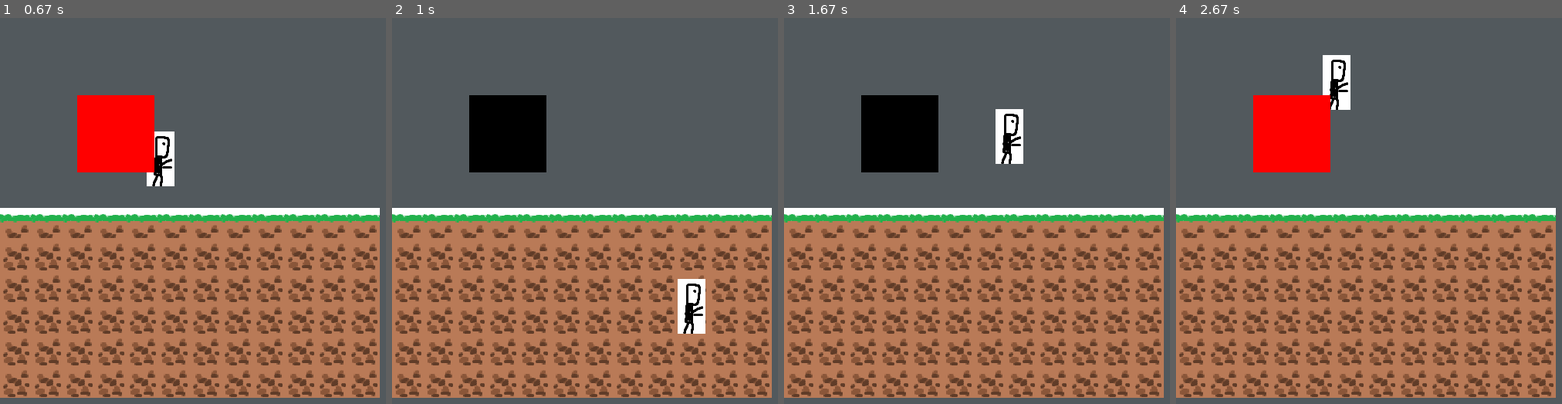
Above: before the commit, frames 1-4 (left to right).
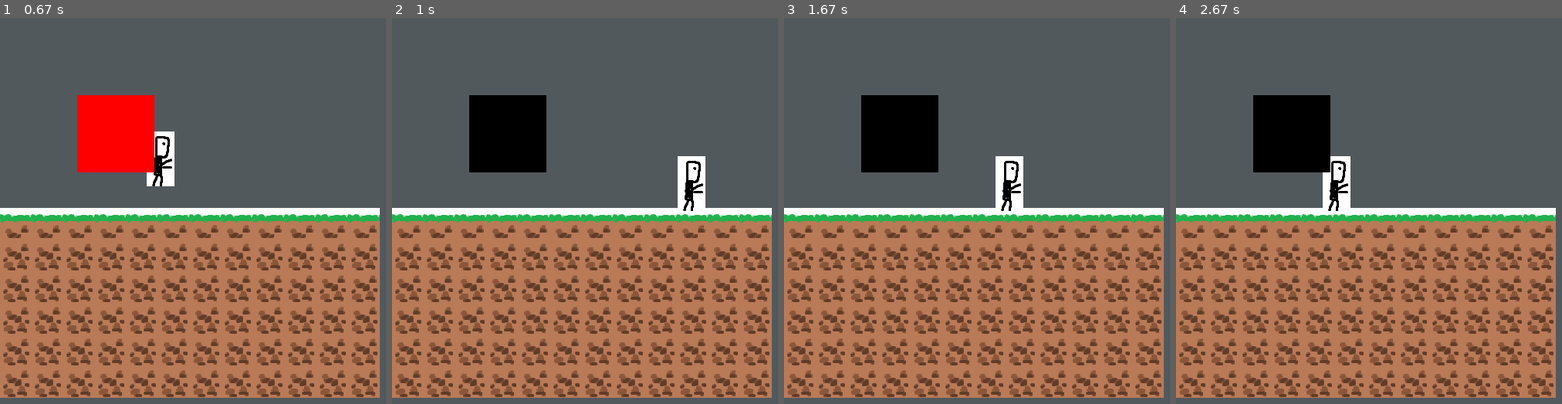
Above: after the commit, the same moments.

Repository: goglgo/pygame_jumBBGGing
Game: pygame game, started from main.py
Two runs of this game, one before a commit and one after it. Both use one fixed random seed, a clock stepped at 60 frames per second and the inputs below.
Inputs:
- Up to frame 1 (0.67 s): hold Right from 0.33 s (still down)
- Up to frame 2 (1 s): release Right at 0.8 s; hold Right from 0.83 s (still down)
- Up to frame 3 (1.67 s): release Right at 1.3 s; hold Left from 1.33 s (still down)
- Up to frame 4 (2.67 s): release Left at 1.87 s; hold Left 1.9-2.3 s; hold Right from 2.33 s (still down)

Frame 1 is identical in both runs. In frame 2, 2.0% of the frame differs, in the area x 74-82%, y 35-82%; in frame 3, 1.7%; in frame 4, 5.8%, in the area x 20-46%, y 9-50%.

Commit message:
player erected on to the ground.

Diff:
--- a/main.py
+++ b/main.py
@@ -95,6 +95,10 @@
     else:
         test_sprite.black_update()
 
+    collisoned_game_tile = pygame.sprite.spritecollideany(Player, Map.collison_group)
+    if collisoned_game_tile:
+        Player.check_collison(collisoned_game_tile)
+
     # Flip the display
     pygame.display.flip()
     clock.tick(60)
--- a/modules/map.py
+++ b/modules/map.py
@@ -5,6 +5,11 @@
 SCREEN_WIDTH = int(os.environ.get('SCREEN_WIDTH', 500))
 SCREEN_HEIGHT = int(os.environ.get('SCREEN_HEIGHT', 500))
 
+class Tile(pygame.sprite.Sprite):
+    def __init__(self, img: pygame.Surface, x, y, w, h):
+        super(Tile, self).__init__()
+        self.surf = img.convert()
+        self.rect = pygame.Rect(x, y, w, h)
 
 class GameMap(object):
     def __init__(self):
@@ -35,6 +40,7 @@
         self.grass_img = pygame.transform.scale(self.grass_img, (self.tile_size_x, self.tile_size_y))
         self.none_img = pygame.transform.scale(self.none_img, (self.tile_size_x, self.tile_size_y))
 
+        self.collison_group = pygame.sprite.Group()
 
     def update(self, surf : pygame.Surface):
         y = 0
@@ -44,8 +50,20 @@
                 if tile == 0 :
                     surf.blit(self.none_img, (x * self.tile_size_x, y * self.tile_size_y))
                 if tile == 1 :
-                    surf.blit(self.grass_img, (x * self.tile_size_x, y * self.tile_size_y))
+                    vx = x * self.tile_size_x
+                    vy = y * self.tile_size_y
+                    w =  self.tile_size_x
+                    h = self.tile_size_y
+                    grass = Tile(self.grass_img, vx, vy, w, h)
+                    surf.blit(grass.surf, grass.rect)
+                    self.collison_group.add(grass)
+
                 if tile == 2 :
-                    surf.blit(self.dirt_img, (x * self.tile_size_x, y * self.tile_size_y))
+                    vx = x * self.tile_size_x
+                    vy = y * self.tile_size_y
+                    w =  self.tile_size_x
+                    h = self.tile_size_y
+                    dirt = Tile(self.dirt_img, vx, vy, w, h)
+                    surf.blit(dirt.surf, dirt.rect)
                 x += 1
             y += 1
--- a/modules/player.py
+++ b/modules/player.py
@@ -1,5 +1,6 @@
 import pygame, os
 from pygame.locals import *
+from .map import Tile
 
 BASE_DIR = os.getcwd()
 ASSET_DIR = os.path.join(BASE_DIR, "assets")
@@ -39,9 +40,14 @@
             self.rect.right = self.screen_width
 
         if self.rect.y > self.screen_height - self.picture.get_height():
-            self.player_y_momentum = -self.player_y_momentum
+            # self.player_y_momentum = -self.player_y_momentum
+            self.player_y_momentum = 0
 
         else:
             self.player_y_momentum += 0.2
 
         self.rect.move_ip(0, self.player_y_momentum)
+
+    def check_collison(self, collisoned_tile_rect:Tile):
+        if self.rect.bottom >= collisoned_tile_rect.rect.top :
+            self.player_y_momentum = 0
Not shown, changed: .gitignore
